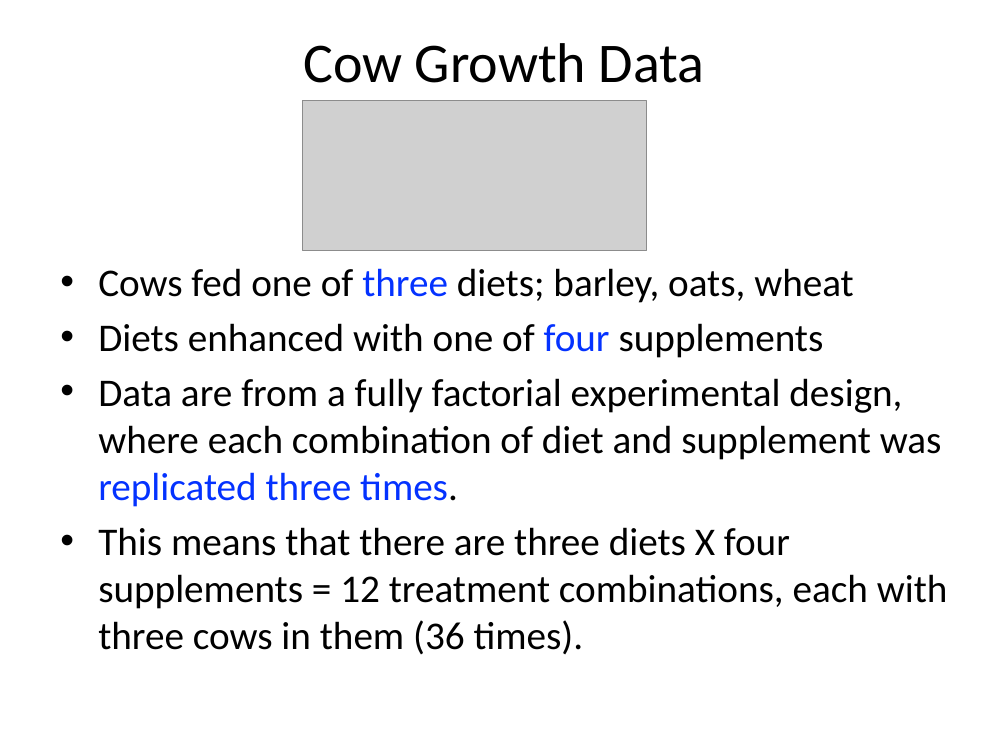
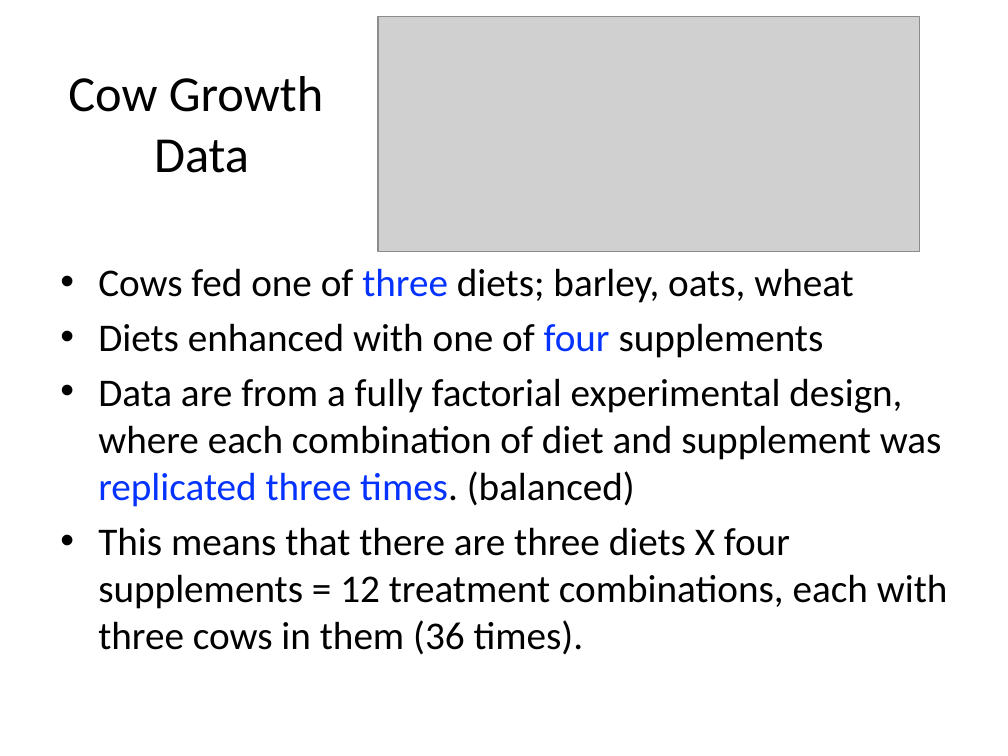
Before and after one commit to cmgienger/6-2WayANOVA, a slide deck: slide 5 of 6-2Way_ANOVA.pptx. Drawn at 1008x756 pixels with LibreOffice and Linux fonts; fonts in the diff are those of the drawing; grey boxes stand for pictures. Boxes give left, top, right and bottom in pixels: in the first picture for what was removed or moved away, otherwise in the second. Text is boxed around its words. In the diff, an @@ line names an element or a change of style, - is before the commit and + after.

```diff
--- a/6-2Way_ANOVA.pptx
+++ b/6-2Way_ANOVA.pptx
@@ picture: place and size @@
-picture at (302,101,647,250)
+picture at (378,17,920,252)
@@ title "Cow Growth Data": place and size @@
-title "Cow Growth Data" at (303,43,705,83)
+title "Cow Growth Data" at (68,76,323,173)
@@ title "Cow Growth Data" at (68,76,323,173): size 40 to 36 pt @@
@@ text at (98,378,942,507): text changed @@
-• Data are from a fully factorial experimental design, where each combination of diet and supplement was replicated three times.
+• Data are from a fully factorial experimental design, where each combination of diet and supplement was replicated three times. (balanced)
```
Also in this commit, not shown: 5 other slides changed, 1 slide removed, 2 other files.
